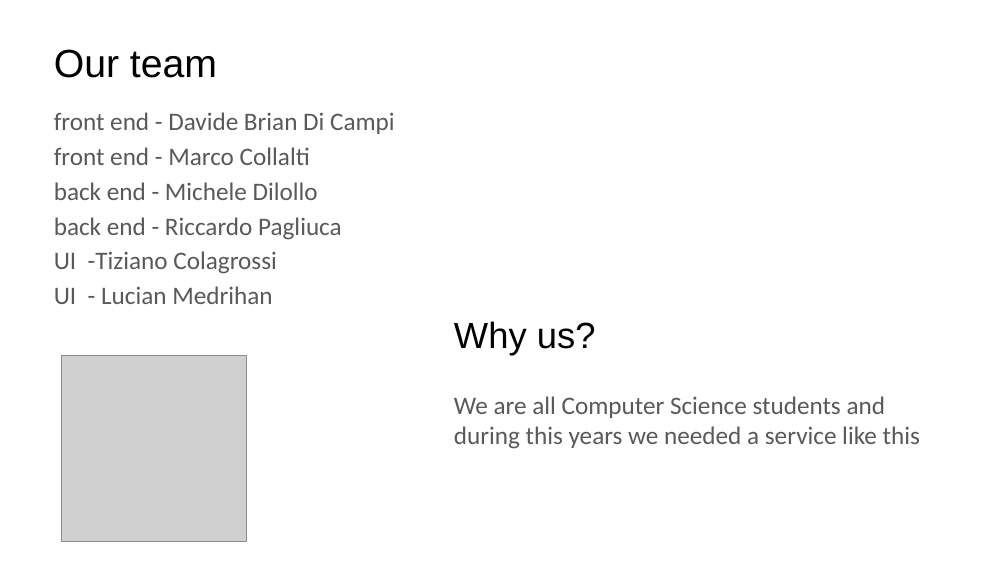
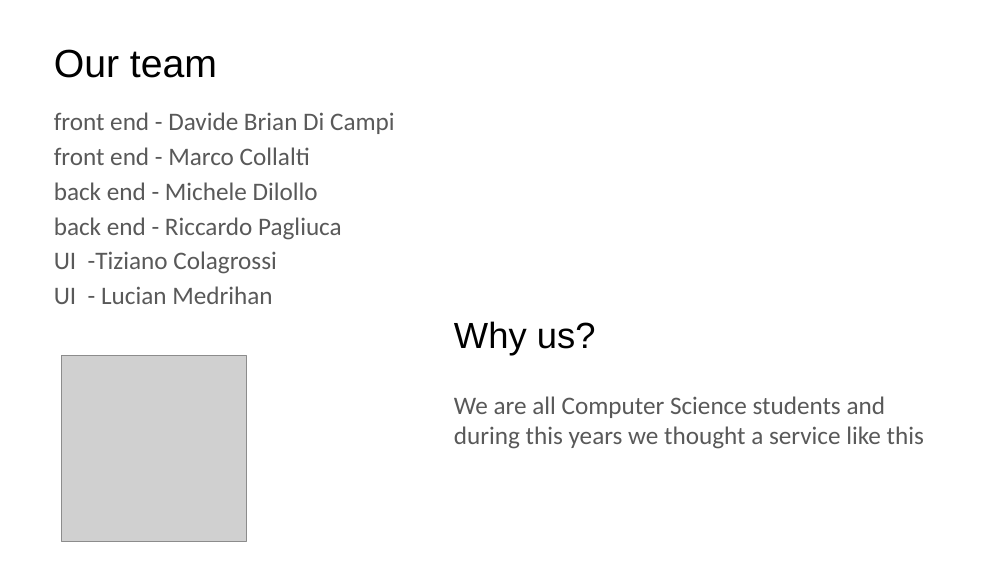
Before and after one commit to davidedc97/UniverCity, a slide deck: slide 7 of Slide/Univercity (2).pptx. Drawn at 1008x567 pixels with LibreOffice and Linux fonts; fonts in the diff are those of the drawing; grey boxes stand for pictures. Boxes give left, top, right and bottom in pixels: in the first picture for what was removed or moved away, otherwise in the second. Text is boxed around its words. In the diff, an @@ line names an element or a change of style, - is before the commit and + after.

Commit message:
correzione slide

```diff
--- a/Slide/Univercity (2).pptx
+++ b/Slide/Univercity (2).pptx
@@ text at [454,396,924,449]: text changed @@
-We are all Computer Science students and during this years we needed a service like this
+We are all Computer Science students and during this years we thought a service like this
```
Also in this commit, not shown: 1 other file.
